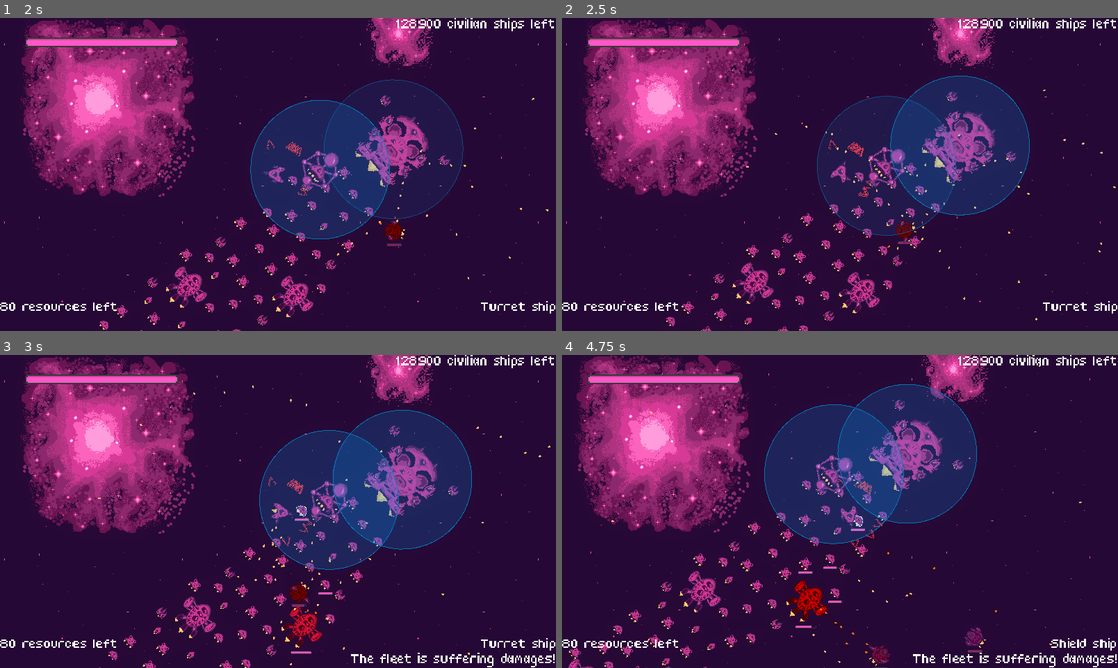
Above: before the commit, frames 1-4 (two rows, left to right).
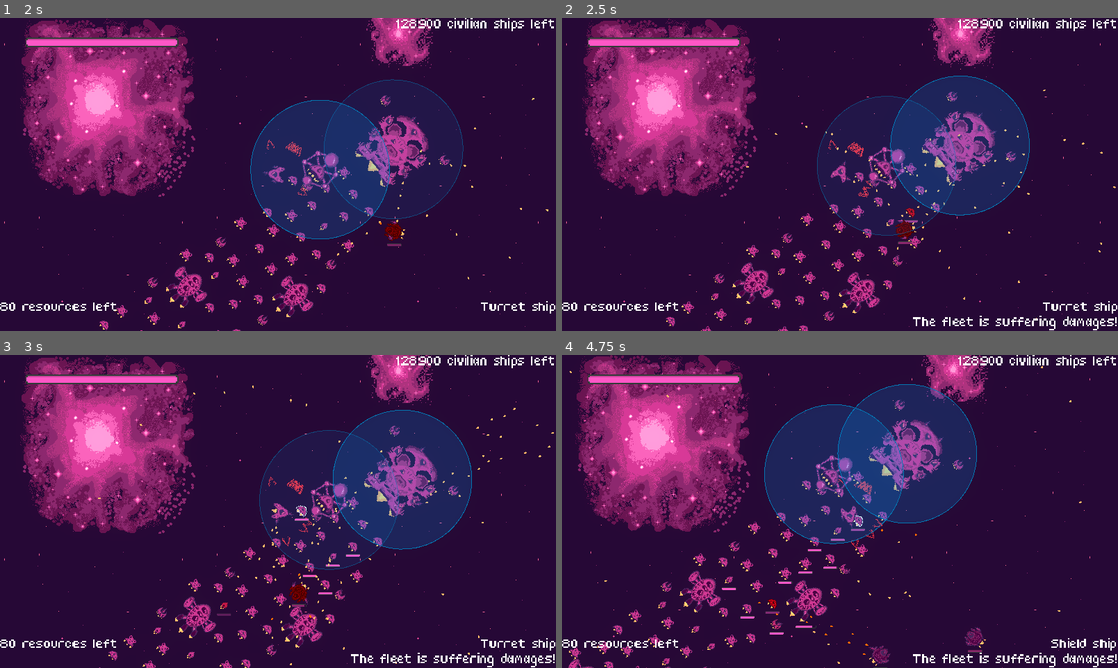
Above: after the commit, the same moments.

Repository: bear-minimum-studio/space-bear
Game: Godot game, scene res://Game.tscn
Two runs of this game, one before a commit and one after it. Both use one fixed random seed, a clock stepped at 60 frames per second and the inputs below.
Inputs:
- Up to frame 1 (2 s): tap Enter (upgrade) at 0.5 s; hold Right (turn_right) 0.53-1.28 s; hold X (cycle_selection) 0.53-1.28 s; hold Ctrl (brake) from 1.28 s (still down); tap Down (decelerate) at 1.35 s
- Up to frame 2 (2.5 s): release Ctrl (brake) at 2.03 s; hold Right (turn_right) from 2.03 s (still down); hold Space (fire) from 2.03 s (still down)
- Up to frame 3 (3 s): release Right (turn_right) at 2.78 s; release Space (fire) at 2.78 s; hold Up (accelerate) from 2.78 s (still down); tap G (grappling_hook) at 2.85 s
- Up to frame 4 (4.75 s): release Up (accelerate) at 3.53 s; hold F (turret_fire) 3.53-4.28 s; hold Left (turn_left) from 3.53 s (still down); tap X (cycle_selection) at 4.35 s

Frame 1 is identical in both runs. In frame 2, 0.5% of the frame differs, in the area x 58-100%, y 34-100%; in frame 3, 0.9%, in the area x 39-100%, y 16-96%; in frame 4, 0.9%.

Commit message:
feat: AutoTurret updates target only if old one is dead or not in range anymore

Diff:
--- a/npc/AutoTurret.gd
+++ b/npc/AutoTurret.gd
@@ -19,6 +19,12 @@
 		shoot()
 
 func _set_target():
+	if shooter == null:
+		return
+
+	if target != null and shooter.global_position.distance_to(target.global_position) < turret_range:
+		return
+
 	var bodies: Array[Node2D] = get_overlapping_bodies()
 	var potential_targets = bodies.filter(func(body): return body.is_in_group(bullet_target_mapping[bullet_type]))
 	target = Helpers.find_nearest_node(shooter, potential_targets)
